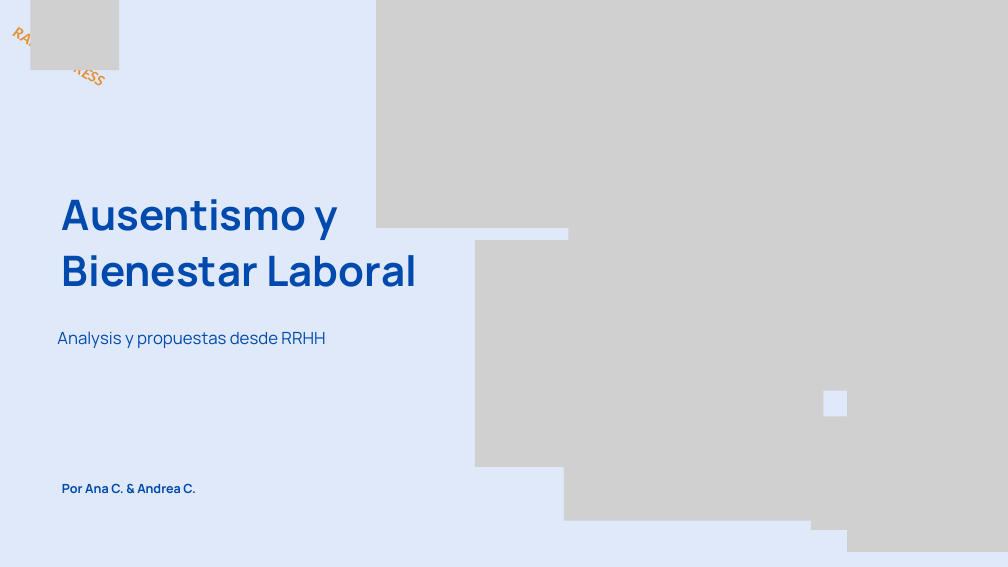
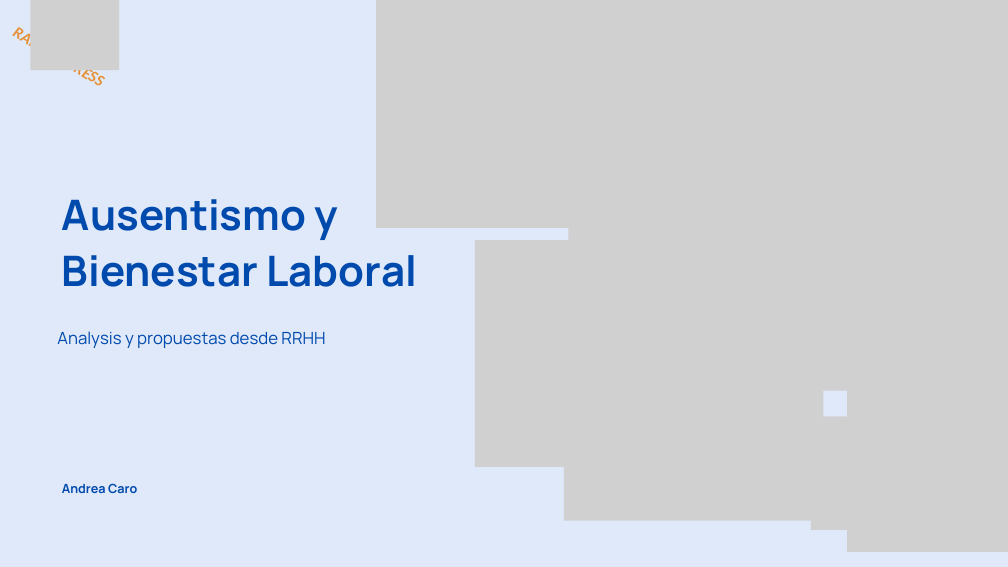
Before and after one commit to ITACADEMYprojectes/ProjecteData, a slide deck: slide 13 of Equip_28/Results/Analisis_PAP_and_ABL_RapidExpres_2026_04_05.pptx. Drawn at 1008x567 pixels with LibreOffice and Linux fonts; fonts in the diff are those of the drawing; grey boxes stand for pictures. Boxes give left, top, right and bottom in pixels: in the first picture for what was removed or moved away, otherwise in the second. Text is boxed around its words. In the diff, an @@ line names an element or a change of style, - is before the commit and + after.

```diff
--- a/Equip_28/Results/Analisis_PAP_and_ABL_RapidExpres_2026_04_05.pptx
+++ b/Equip_28/Results/Analisis_PAP_and_ABL_RapidExpres_2026_04_05.pptx
@@ text at [62,483,137,493]: text changed @@
-Por Ana C. & Andrea C.
+Andrea Caro
```
Also in this commit, not shown: 8 other slides changed.
